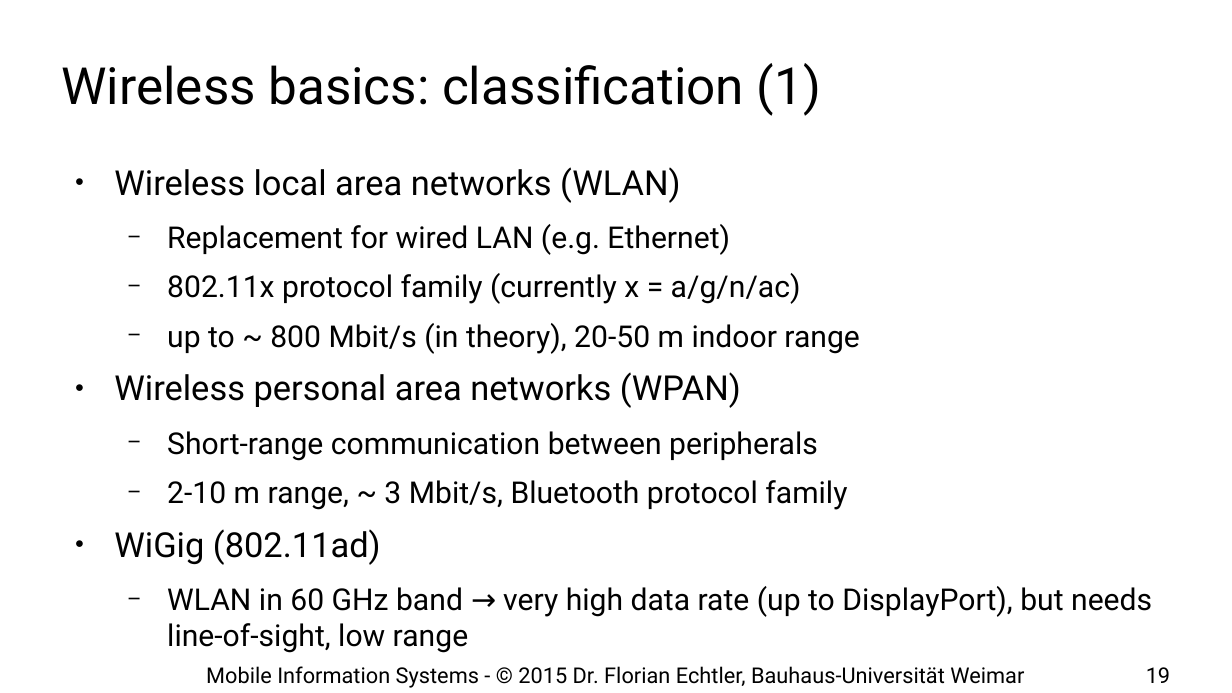
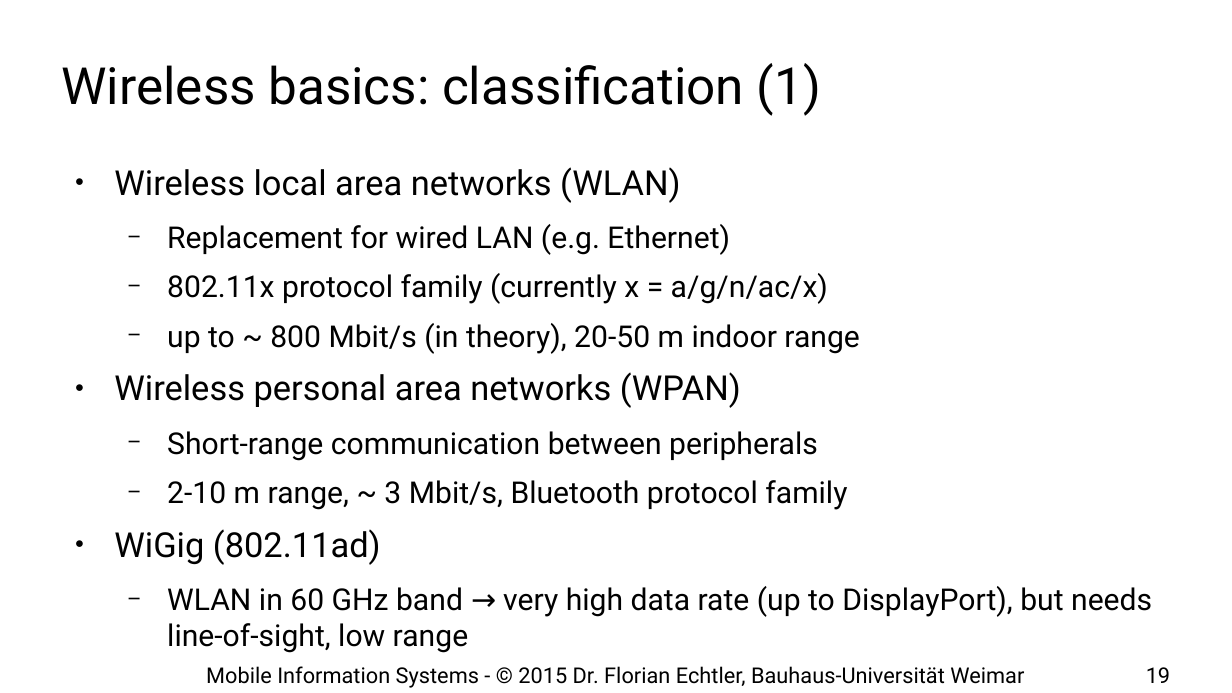
Before and after one commit to floe/mobile-information-systems, a slide deck: slide 19 of 02-big-issues.odp. Drawn at 1232x693 pixels with LibreOffice and Linux fonts; fonts in the diff are those of the drawing; background and template pictures are left out. Boxes give left, top, right and bottom in pixels: in the first picture for what was removed or moved away, otherwise in the second. Text is boxed around its words. In the diff, an @@ line names an element or a change of style, - is before the commit and + after.

```diff
--- a/02-big-issues.odp
+++ b/02-big-issues.odp
@@ text at box(167, 273, 828, 304): text changed @@
-  − 802.11x protocol family (currently x = a/g/n/ac)
+  − 802.11x protocol family (currently x = a/g/n/ac/x)
```
Also in this commit, not shown: 8 other slides changed, 1 slide added, 1 other file.
